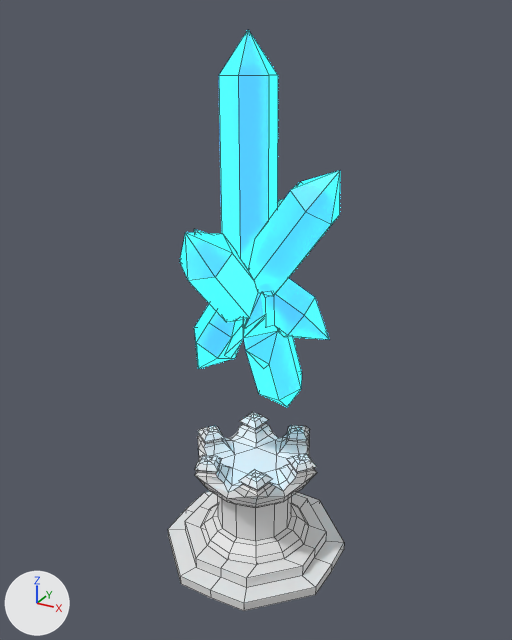
The Blender file Assets/Models/base.blend, before and after one commit.
Rendered twice from a 50 mm camera at (5.43, -10.35, 9.79) aimed at (0.0, -0.48, 4.86). Lighting does not change. The marker at lower left points along +X, +Y and +Z. Mesh edges are drawn as thin lines.

Names of what the first picture shows: 'Base', 'LargeCrystal'.
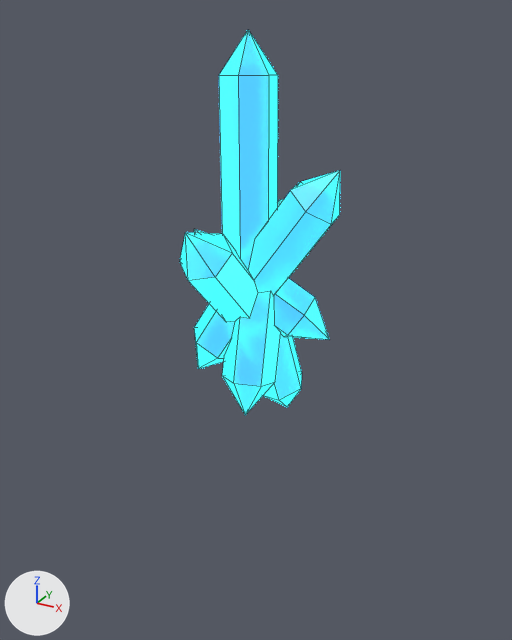
Where the newer file only moved an object's origin or applied its transform, the numbers keep the older frame.

Changed parts and their boxes (x1, y1, x2, y2) in the pictures (512 x 640 px):
'LargeCrystal', reshaped: before (180, 30, 340, 407); after (180, 30, 340, 415)
'Base', hidden: before (168, 412, 344, 611)
part 2 of me_cylinder_013, cut back: before (206, 84, 299, 369); after (206, 84, 299, 415)

The change, as a diff of the scene's bpy script:
```diff
--- a/Assets/Models/base.blend.py
+++ b/Assets/Models/base.blend.py
@@ me_cylinder @@
 me_cylinder.from_pydata(...)  # 534 vertices, 544 faces; spans x -1.99..1.99, y -1.99..1.99, z -0.35..2.45
 # used by ob_base; location = (0.0, -0.53, 0.31); scale = (0.834, 0.834, 0.834)
+# me_cylinder part 1: 544 kept faces spanning x -1.99..1.99, y -1.99..1.99, z -0.35..2.45 are now shaded smooth
 me_cylinder.materials.append(mat_stone_brick)
@@ me_cylinder_013 @@
 # used by ob_largecrystal; location = (0.02, -0.57, 5.58); scale = (9.12, 9.12, 9.12)
-me_cylinder_013.from_pydata(...)  # 236 vertices, 233 faces; spans x -0.116..0.161, y -0.169..0.148, z -0.302..0.431
+me_cylinder_013.from_pydata(...)  # 150 vertices, 121 faces; spans x -0.116..0.161, y -0.169..0.148, z -0.302..0.431
+# me_cylinder_013 part 2
+# 96 vertices are removed from x -0.072..0.061, y -0.072..0.072, z -0.124..0.126
+# 167 faces are deleted
+# 10 vertices are added at x -0.045..0.061, y -0.099..-0.003, z -0.241..0.053
+# 55 new faces join them
 me_cylinder_013.materials.append(mat_blue_glow_001)
@@ ob_base @@
 ob_base.scale = (0.834, 0.834, 0.834)
+ob_base.hide_set(True)
```
